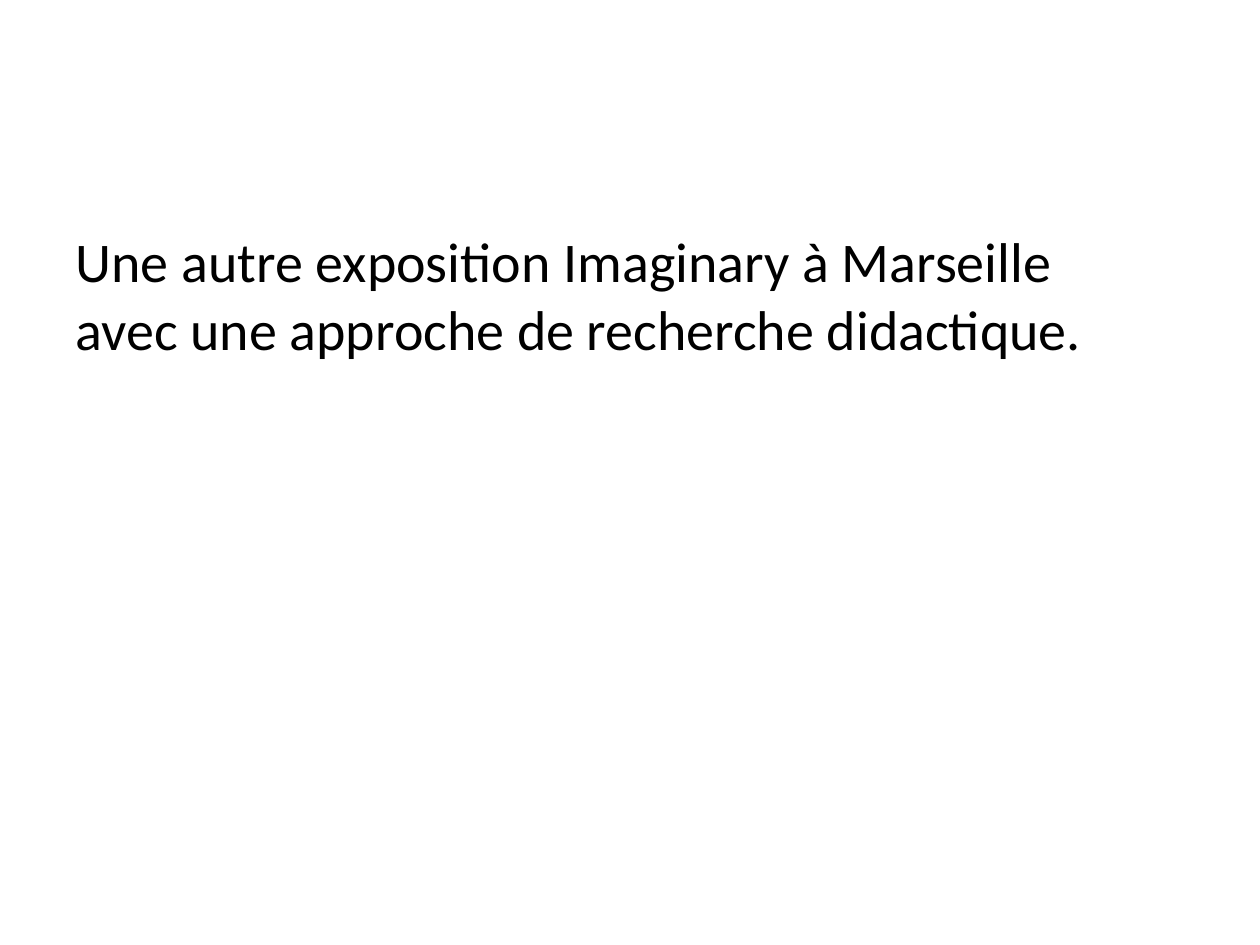
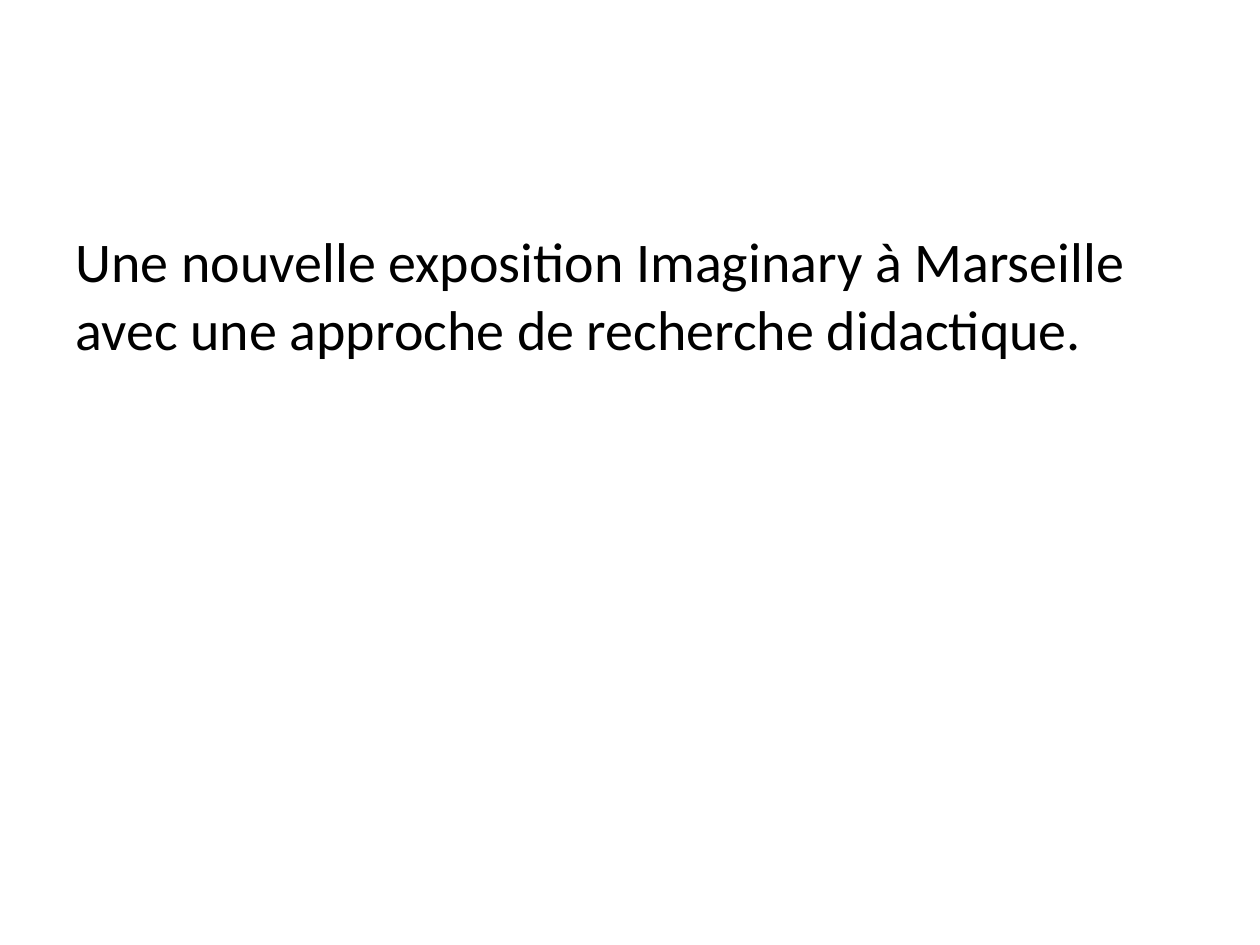
Before and after one commit to albamath/Marseille, a slide deck: slide 24 of 2020-06-01.pptx. Drawn at 1260x945 pixels with LibreOffice and Linux fonts; fonts in the diff are those of the drawing. Boxes give left, top, right and bottom in pixels: in the first picture for what was removed or moved away, otherwise in the second. Text is boxed around its words. In the diff, an @@ line names an element or a change of style, - is before the commit and + after.

```diff
--- a/2020-06-01.pptx
+++ b/2020-06-01.pptx
@@ text at (76,243,1124,359): text changed @@
-Une autre exposition Imaginary à Marseille
-avec une approche de recherche didactique.
+Une nouvelle exposition Imaginary à Marseille
+avec une approche de recherche didactique.
```
Also in this commit, not shown: 13 other slides changed, 5 other files.
